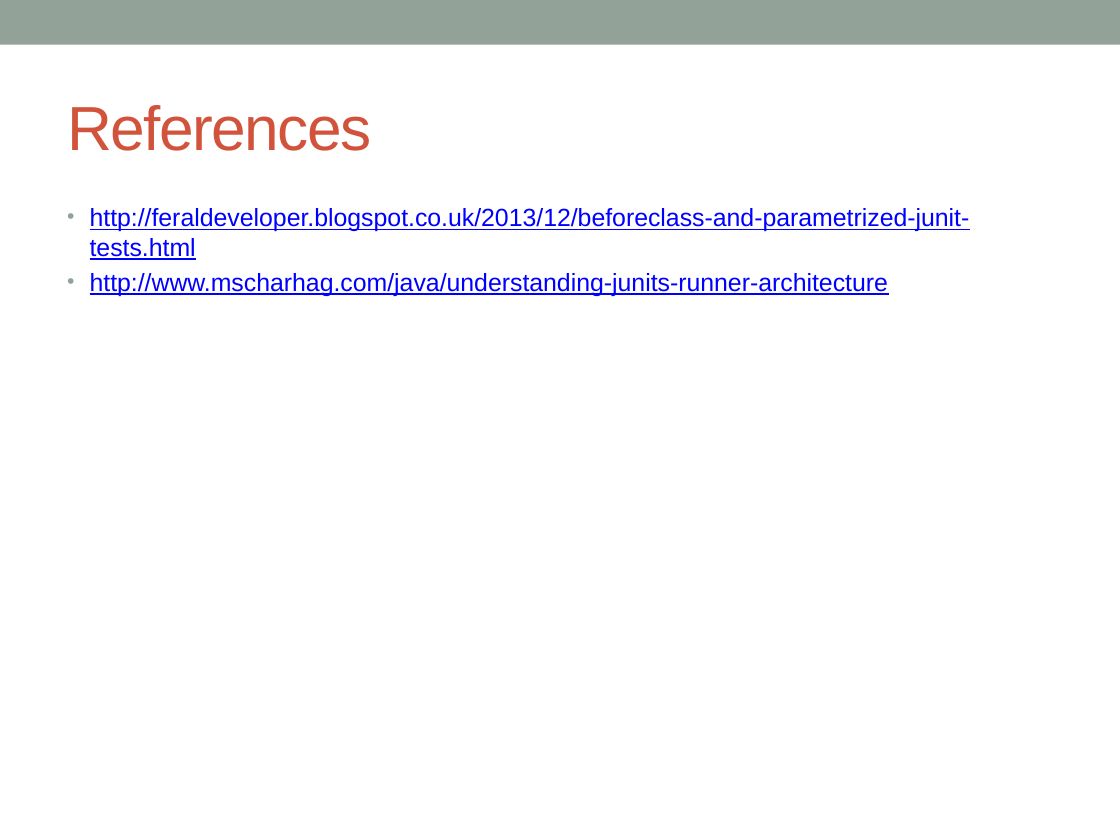
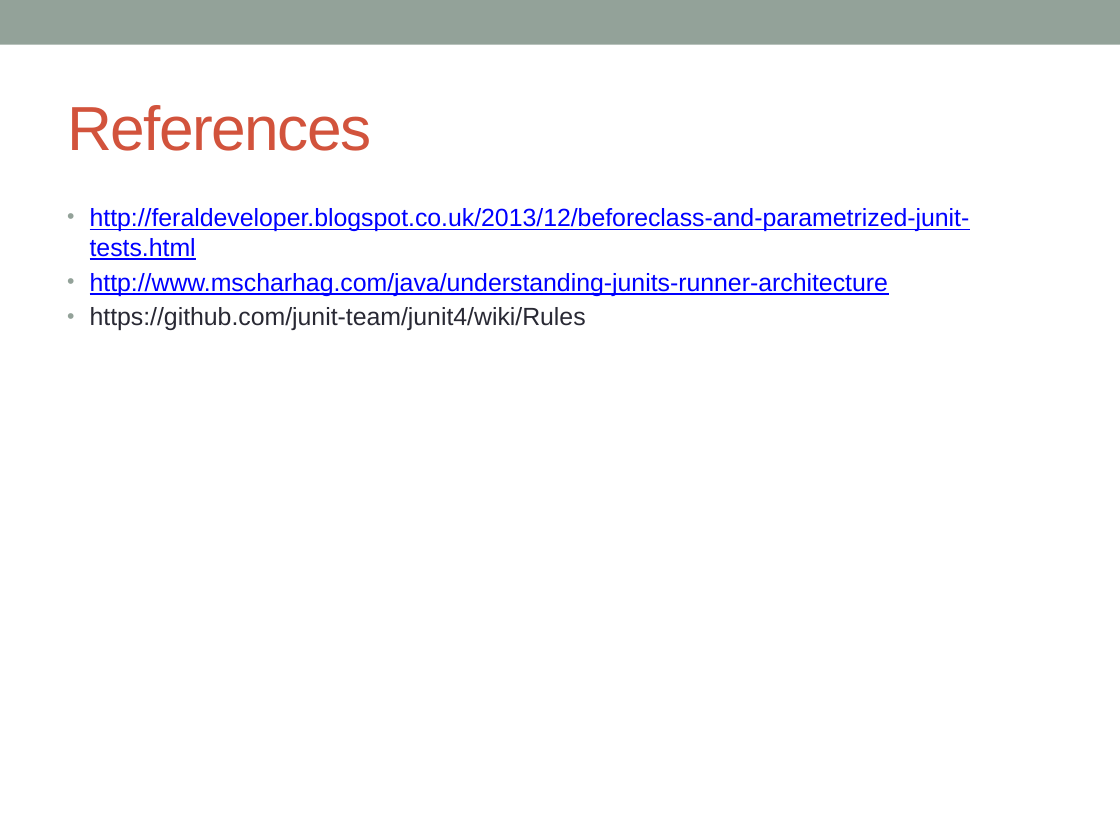
Before and after one commit to notionquest/ProjectDocumentation, a slide deck: slide 9 of Junit.pptx (slide 8 before the commit). Drawn at 1120x840 pixels with LibreOffice and Linux fonts; fonts in the diff are those of the drawing. Boxes give left, top, right and bottom in pixels: in the first picture for what was removed or moved away, otherwise in the second. Text is boxed around its words. In the diff, an @@ line names an element or a change of style, - is before the commit and + after.

Commit message:
Rules - various rules and its definition

```diff
--- a/Junit.pptx
+++ b/Junit.pptx
@@ text at box(90, 307, 586, 330): paragraph added @@
+• https://github.com/junit-team/junit4/wiki/Rules
```
Also in this commit, not shown: 1 slide added.
